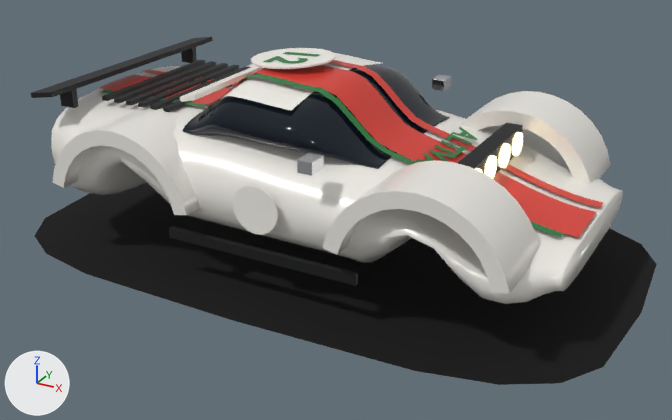
What one commit did to the glTF model art/models/car-5.glb.
Rendered twice from a 50 mm camera at (2.58, -4.67, 2.55) aimed at (0.07, -0.12, 0.28). The axes (+X, +Y, +Z) are drawn at lower left. The lights are the same throughout. The older version comes first. Vertices at exactly the same position are counted once.

The first picture shows 'car-5'.
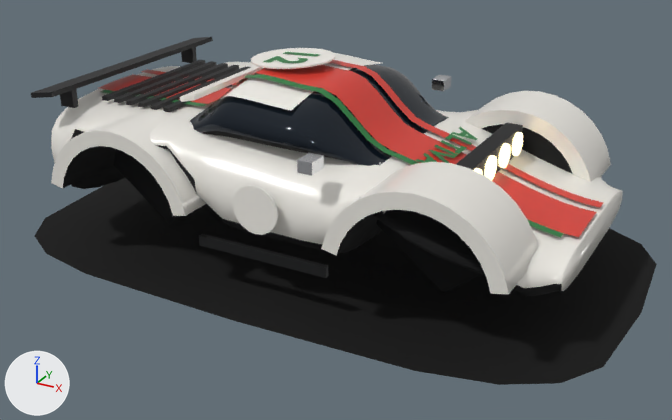
Where the change shows, as pixel boxes [x1, y1, x2, y2] in the pictures (672 x 420 px; the box of a moved part takes in the faces that stretch with it):
part 1 of me_body, moved or reshaped
    before: [322, 160, 539, 294]
    after: [321, 162, 538, 294]
part 2 of me_body, moved or reshaped
    before: [461, 91, 610, 183]
    after: [465, 91, 611, 182]
part 3 of me_body, moved or reshaped
    before: [52, 108, 200, 215]
    after: [51, 109, 206, 216]
part 4 of me_body, added
    after: [376, 220, 482, 293]
part 5 of me_body, added
    after: [482, 124, 573, 174]
part 6 of me_body, added
    after: [114, 149, 180, 224]
part 7 of me_body, moved or reshaped
    before: [301, 112, 608, 304]
    after: [301, 110, 608, 296]
part 8 of me_body, moved or reshaped
    before: [61, 98, 244, 226]
    after: [61, 62, 252, 223]
part 9 of me_body, recoloured
    before: [71, 125, 571, 304]
    after: [71, 129, 562, 296]
part 10 of me_body, recoloured
    before: [195, 131, 329, 158]
    after: [202, 131, 329, 158]

Edits to the bpy script that builds the scene:
```text
Add mat_well:
    mat_well = bpy.data.materials.new('well')
    # nodes: BsdfPrincipled, Mix, OutputMaterial, VertexColor
    # colours: black #0e0f10, mixed with the vertex colours
Change me_body:
    used by ob_car_5; location = (0.0, 0.0, 0.0)
    remove me_body.from_pydata(...)  # 2946 vertices, 5289 faces; spans x -1.9..1.9, y -1.14..1.14, z 0.01..1.17
    add me_body.from_pydata(...)  # 3070 vertices, 5457 faces; spans x -1.9..1.9, y -1.14..1.14, z 0.01..1.17
    me_body part 1: the loose piece of 60 vertices spanning x 0.45..1.45, y -0.95..-0.48, z 0.45..0.87 is moved by (0.0, -0.02, 0.0)
    me_body part 2: the loose piece of 60 vertices spanning x 0.45..1.45, y 0.48..0.95, z 0.45..0.87 is moved by (0.0, 0.02, 0.0)
    me_body part 3: the loose piece of 60 vertices spanning x -1.4..-0.41, y -0.95..-0.48, z 0.45..0.87 is moved by (0.0, -0.02, 0.0)
    me_body part 4: a new loose piece of 31 vertices spanning x 0.46..1.44, y -0.51, z 0.13..0.86, in mat_well
    me_body part 5: a new loose piece of 31 vertices spanning x 0.46..1.44, y 0.51, z 0.13..0.86, in mat_well
    me_body part 6: a new loose piece of 31 vertices spanning x -1.39..-0.42, y -0.51, z 0.13..0.86, in mat_well
    me_body part 7: 171 vertices moved from x 0.43..1.46, y -0.91..0.91, z 0.24..0.77 to x 0.43..1.46, y -0.91..0.91, z 0.26..0.77
    me_body part 8: 163 vertices moved from x -1.37..-0.43, y -0.92..0.92, z 0.24..0.87 to x -1.37..-0.43, y -0.92..0.92, z 0.41..0.87; 7 vertices removed from x -0.75..-0.43, y -0.37..0.35, z 0.24..0.47; 7 vertices added at x -0.75..-0.43, y -0.37..0.35, z 0.4..0.75
    me_body part 9: 716 faces spanning x -1.6..1.6, y -0.92..0.92, z 0.24..0.81 switch from mat_paint to mat_well
    me_body part 10: 568 faces spanning x -0.65..0.53, y -0.67..0.67, z 0.75..0.88 switch from mat_glass to mat_well
    other edits to the shape of me_body do not show in these pictures
```
